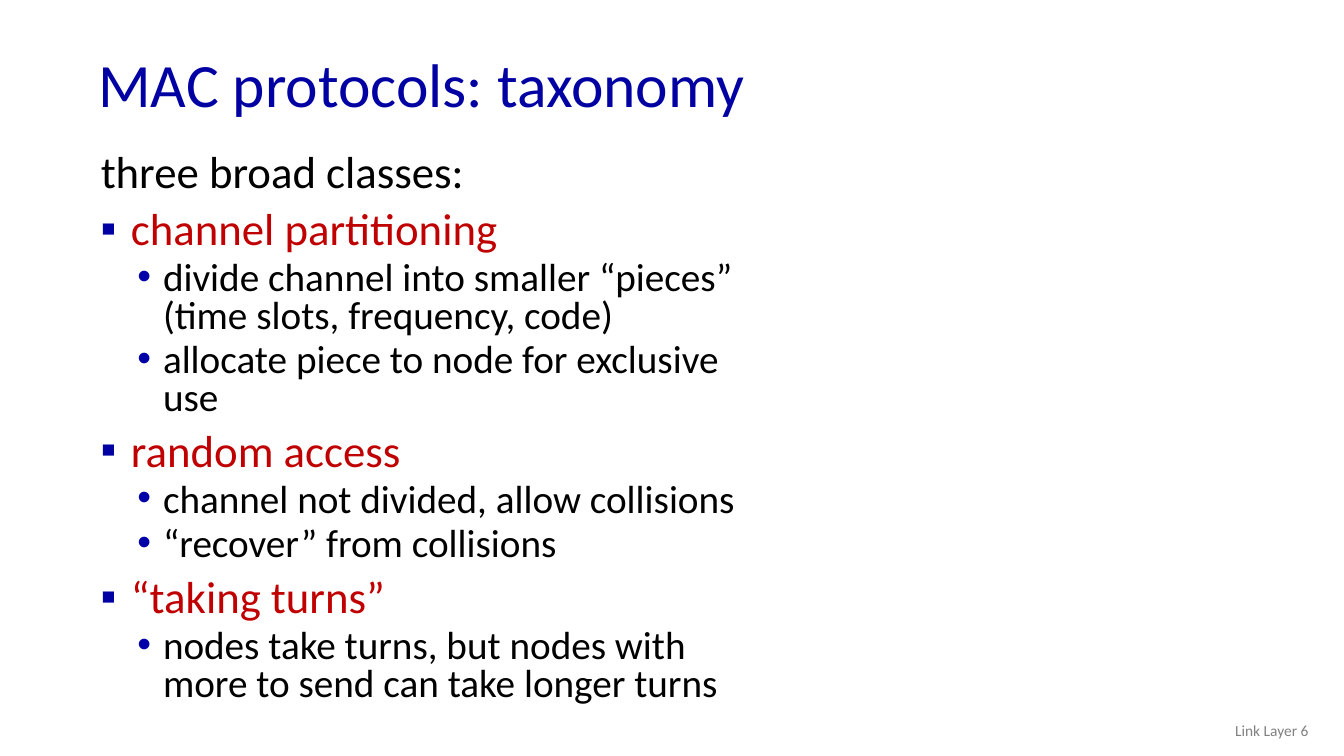
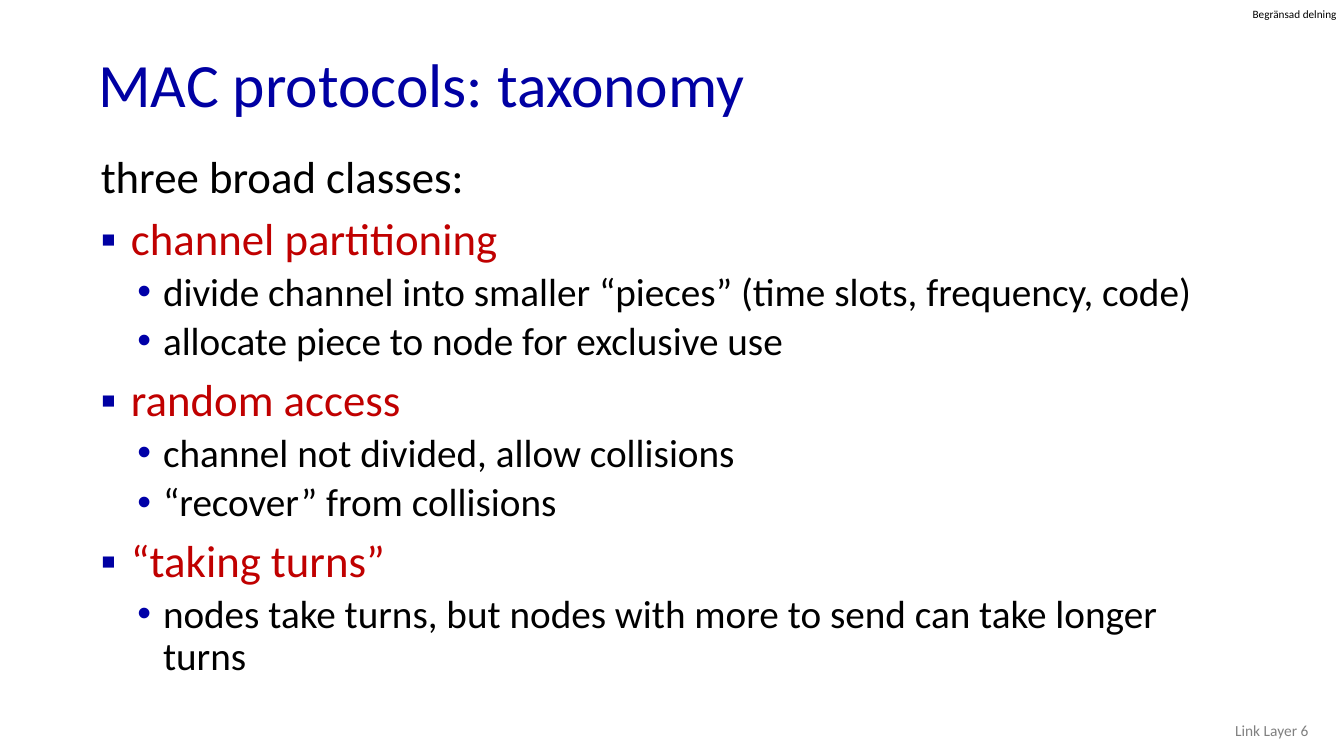
Before and after one commit to guhofstra/CSC175, a slide deck: slide 6 of PPTs/6.3 MAC Protocols.pptx. Drawn at 1344x756 pixels with LibreOffice and Linux fonts; fonts in the diff are those of the drawing. Boxes give left, top, right and bottom in pixels: in the first picture for what was removed or moved away, otherwise in the second. Text is boxed around its words. In the diff, an @@ line names an element or a change of style, - is before the commit and + after.

```diff
--- a/PPTs/6.3 MAC Protocols.pptx
+++ b/PPTs/6.3 MAC Protocols.pptx
@@ text added at (1253, 10, 1337, 20), 8 pt, text #000000 @@
+Begränsad delning
@@ text "three broad classes:" at (101, 162, 1191, 671): line spacing 0.8 to 0.9 @@
```
Also in this commit, not shown: 20 other slides changed, 2 slides removed, 31 other files.
